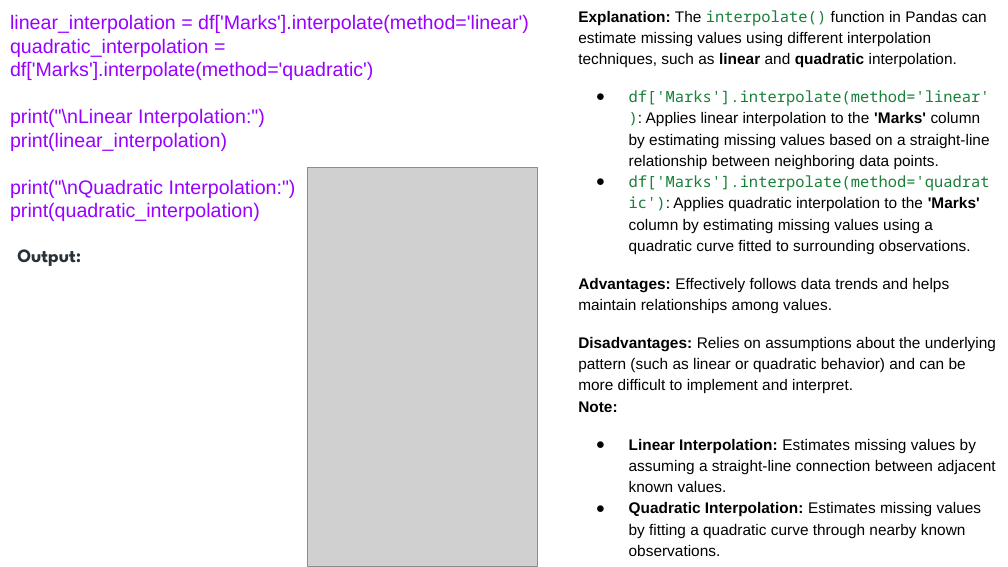
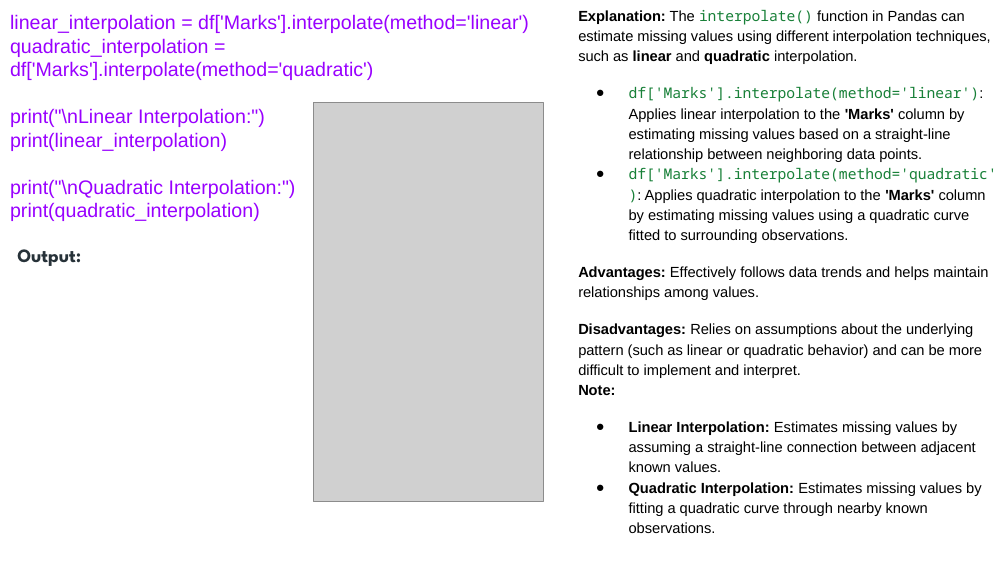
Before and after one commit to mohit2814v/Summer-Training-Material, a slide deck: slide 13 of Study material/Handling Missing Values in Machine Learning.pptx. Drawn at 1008x567 pixels with LibreOffice and Linux fonts; fonts in the diff are those of the drawing; grey boxes stand for pictures. Boxes give left, top, right and bottom in pixels: in the first picture for what was removed or moved away, otherwise in the second. Text is boxed around its words. In the diff, an @@ line names an element or a change of style, - is before the commit and + after.

```diff
--- a/Study material/Handling Missing Values in Machine Learning.pptx
+++ b/Study material/Handling Missing Values in Machine Learning.pptx
@@ text "Explanation: The interpolate() function in ..." at box(578, 10, 997, 533): size 11 to 10.5 pt @@
@@ picture: place and size @@
-picture at box(308, 168, 538, 567)
+picture at box(313, 103, 543, 502)
```
Also in this commit, not shown: 6 other slides changed, 2 other files.
